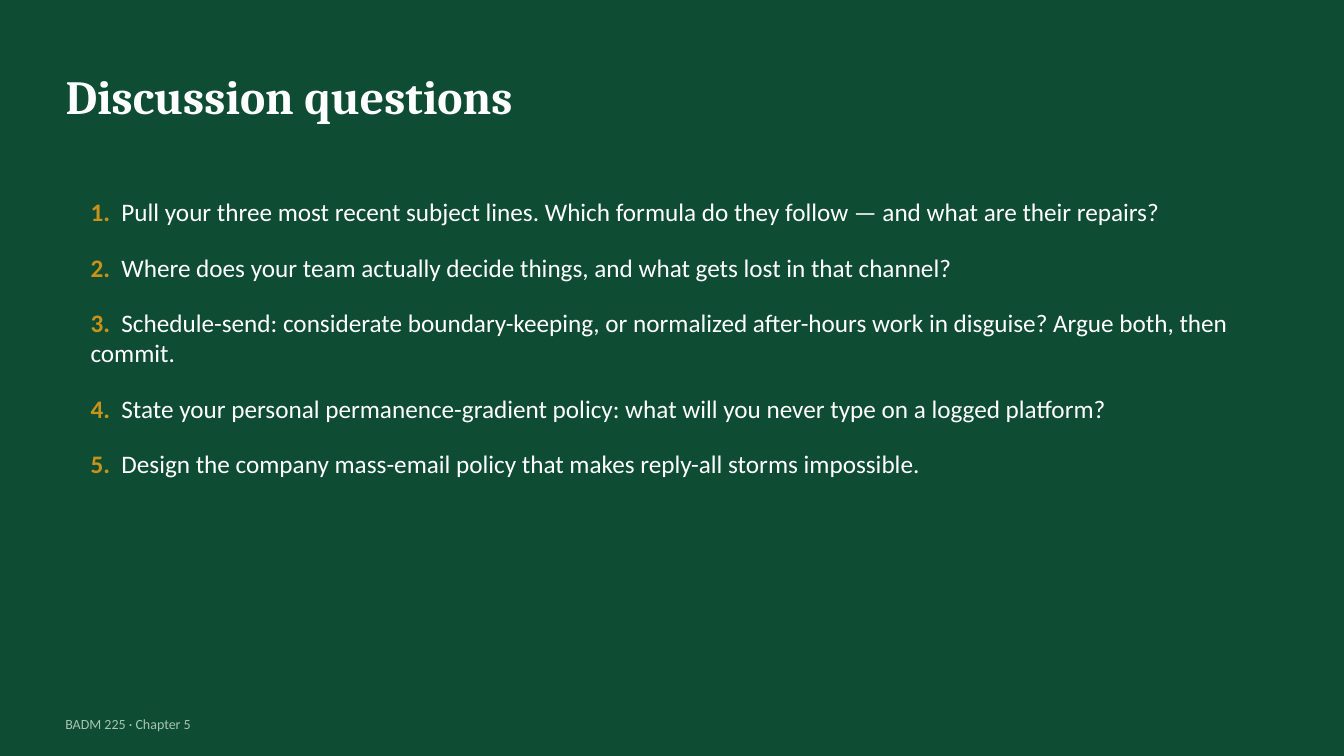
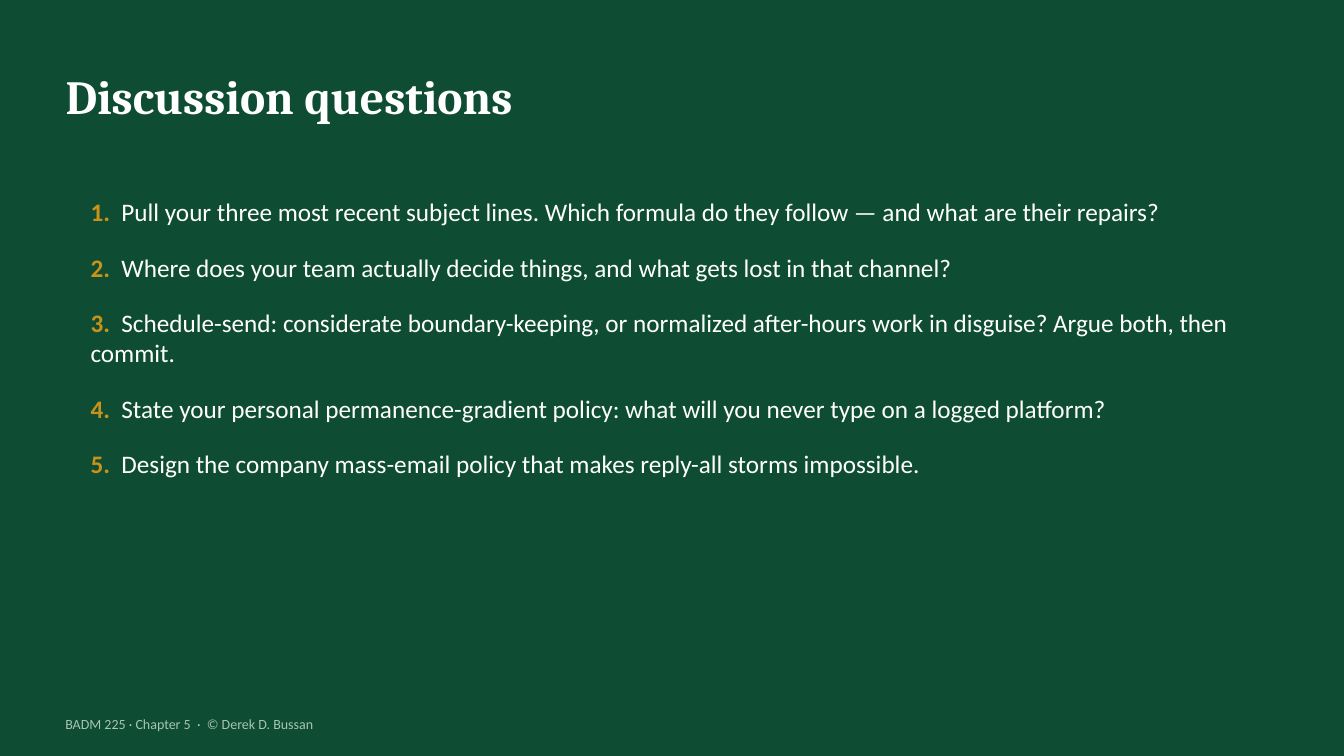
Before and after one commit to dbussan/badm-225, a slide deck: slide 40 of slides/ch05-short-workplace-messages.pptx. Drawn at 1344x756 pixels with LibreOffice and Linux fonts; fonts in the diff are those of the drawing. Boxes give left, top, right and bottom in pixels: in the first picture for what was removed or moved away, otherwise in the second. Text is boxed around its words. In the diff, an @@ line names an element or a change of style, - is before the commit and + after.

```diff
--- a/slides/ch05-short-workplace-messages.pptx
+++ b/slides/ch05-short-workplace-messages.pptx
@@ text at bbox=[65, 719, 313, 731]: text changed @@
-BADM 225 · Chapter 5
+BADM 225 · Chapter 5 · © Derek D. Bussan
```
Also in this commit, not shown: 39 other slides changed, 37 other files.
